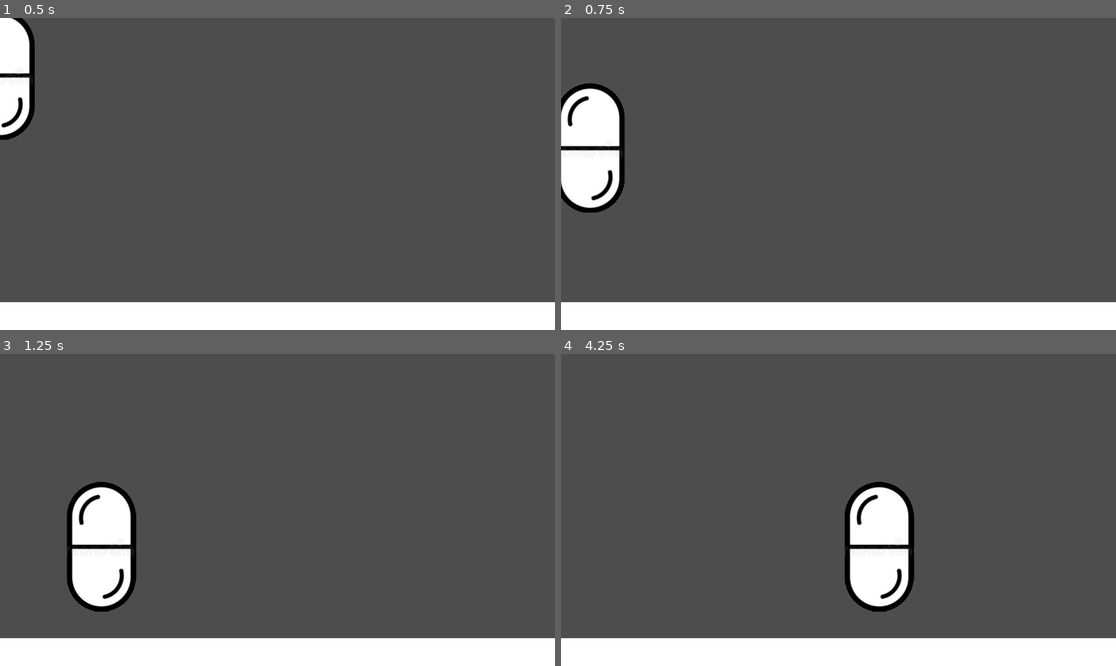
Above: before the commit, frames 1-4 (two rows, left to right).
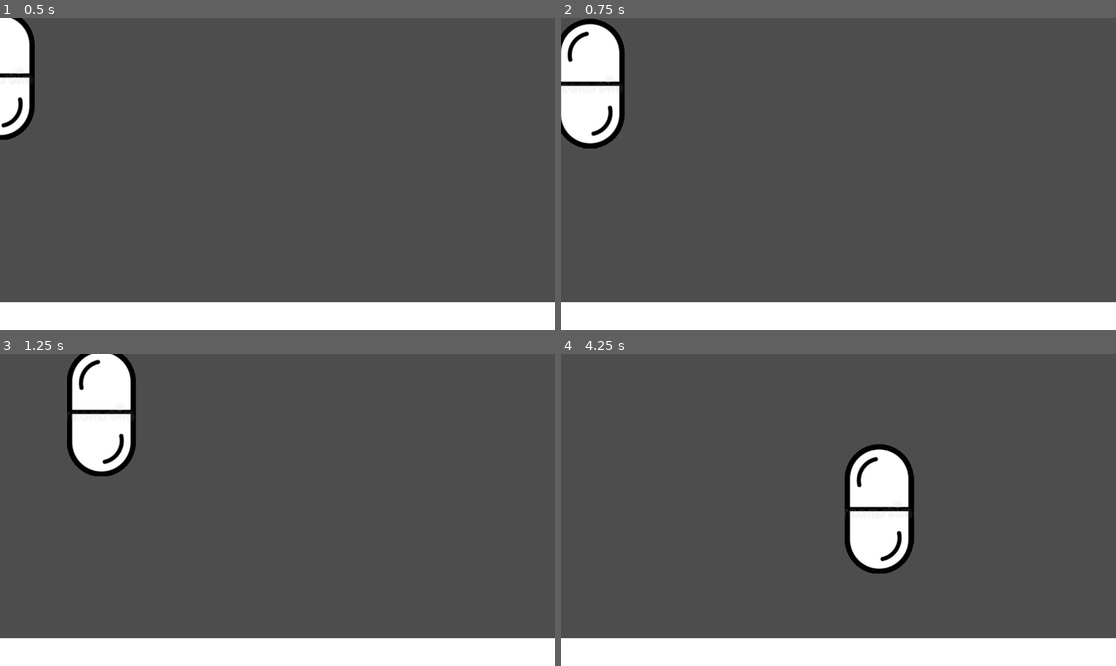
Above: after the commit, the same moments.

Repository: Rivmo/Super-Smash-Guys
Game: Godot game, scene res://scene.tscn
The game is run twice, just before and just after one commit, with the same random seed, the same clock (stepped at 60 frames per second) and the same inputs.
Inputs:
- Up to frame 1 (0.5 s): no input
- Up to frame 2 (0.75 s): hold Right (Right) from 0.53 s (still down); tap Up (Jump) at 0.6 s
- Up to frame 3 (1.25 s): keep holding Right (Right); tap Up (Jump) at 0.77, 1.07 s
- Up to frame 4 (4.25 s): tap Up (Jump) at 1.35, 1.52, 1.82, 2.1, 2.85, 3.02, 3.32, 3.6, 3.77, 4.07 s; release Right (Right) at 2.03 s; hold Left (Left) 2.03-2.78 s; hold Right (Right) from 2.78 s (still down)

Frame 1 is identical in both runs. In frame 2, 5.4% of the frame differs, in the area x 0-12%, y 0-63%; in frame 3, 9.0%, in the area x 12-25%, y 0-83%; in frame 4, 4.0%.

Commit message:
Double Jumping
Added double jumping to character

Diff:
--- a/character_body_2d.gd
+++ b/character_body_2d.gd
@@ -3,15 +3,20 @@
 @export var knockback = 0
 const SPEED = 300.0
 const JUMP_VELOCITY = -400.0
-#skldsfkjlj
+var Double_jump : bool = false
 func _physics_process(delta: float) -> void:
 	# Add the gravity.
 	if not is_on_floor():
 		velocity += get_gravity() * delta
 
 	# Handle jump.
-	if Input.is_action_just_pressed("Jump") and is_on_floor():
-		velocity.y = JUMP_VELOCITY
+	if Input.is_action_just_pressed("Jump"):
+		if is_on_floor():
+			velocity.y = JUMP_VELOCITY
+			Double_jump = false
+		elif not Double_jump:
+			velocity.y = JUMP_VELOCITY
+			Double_jump = true
 
 	# Get the input direction and handle the movement/deceleration.
 	# As good practice, you should replace UI actions with custom gameplay actions.
